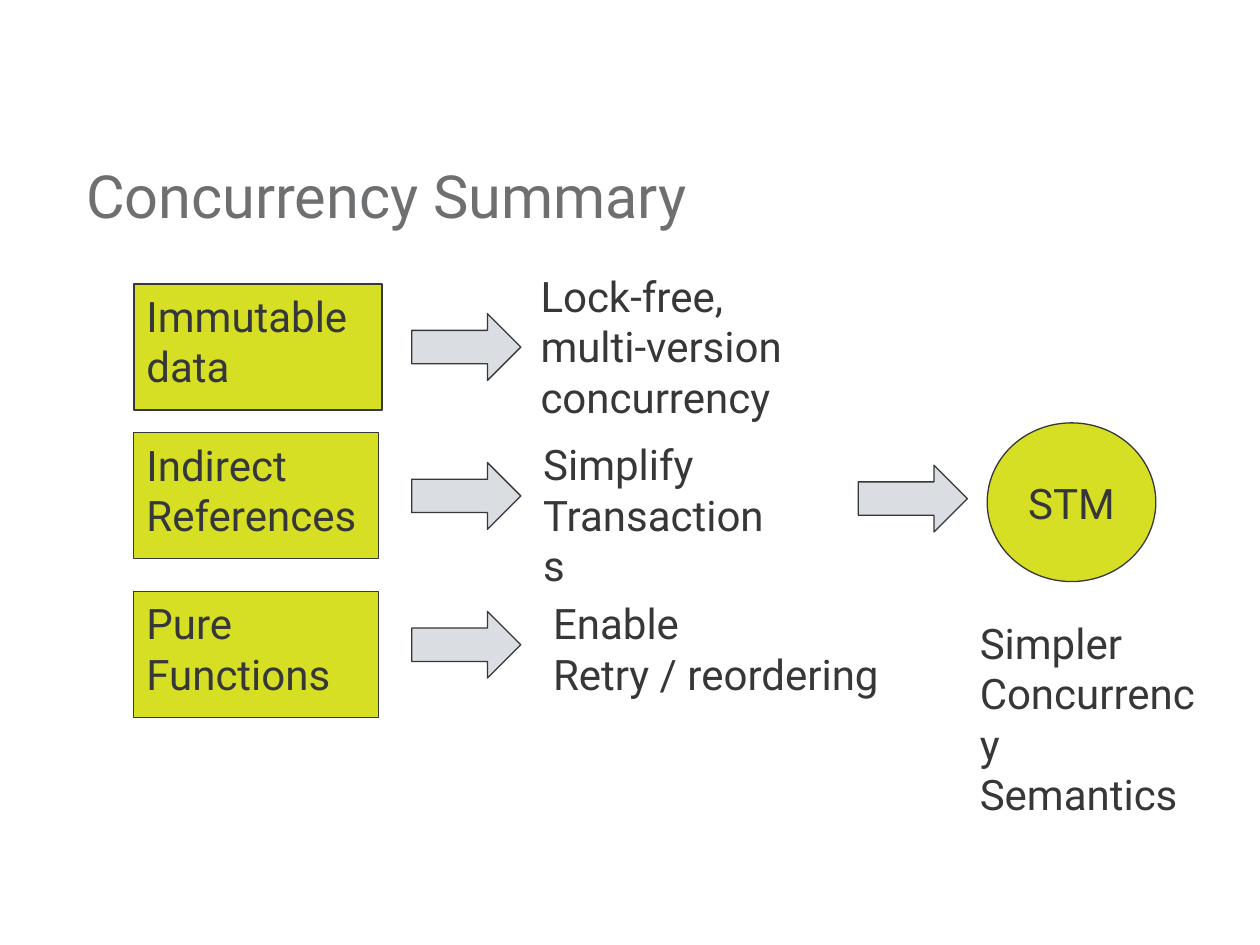
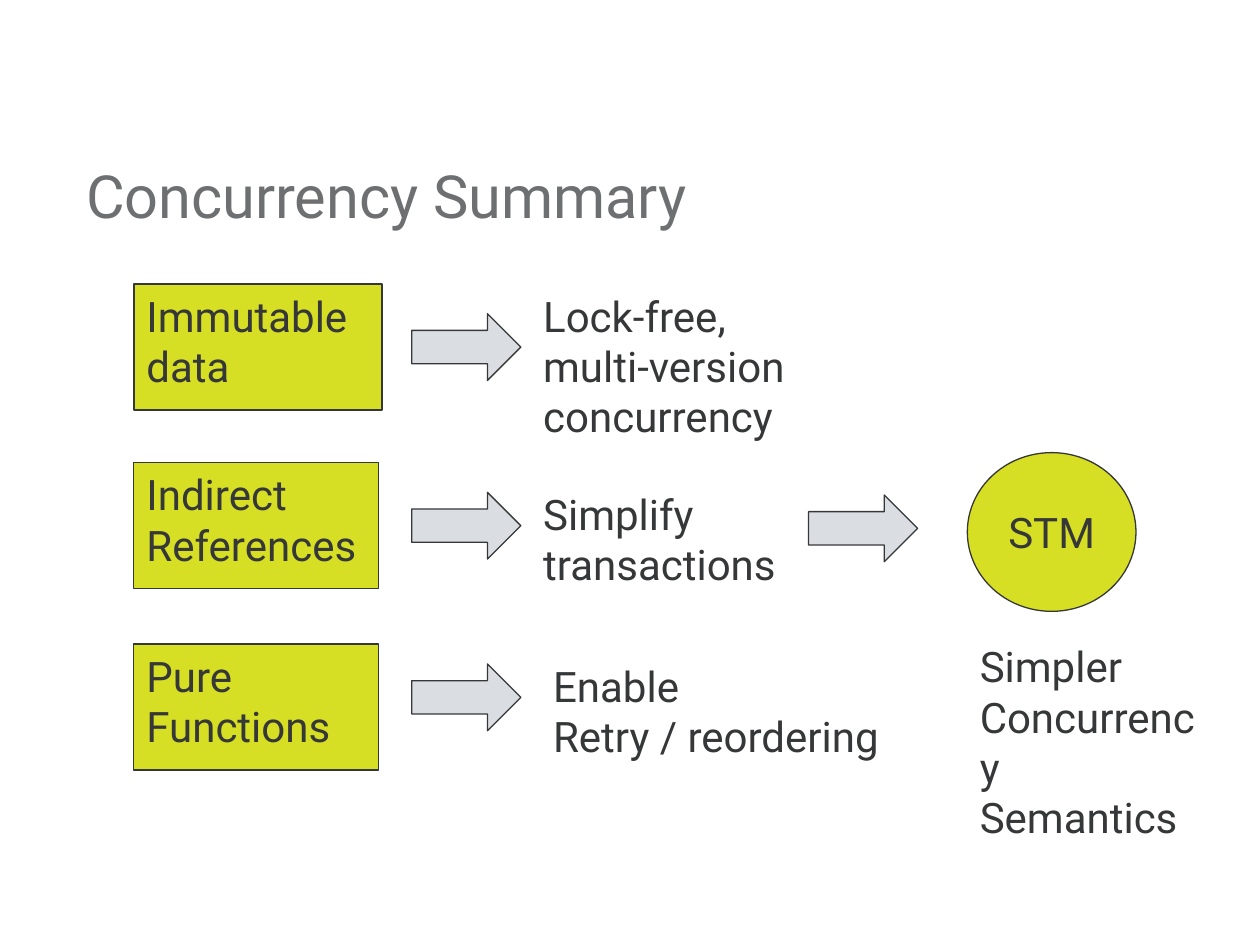
Before and after one commit to mjul/top-10-clojure-ndc-2011, a slide deck: slide 22 of Top Things to Learn From Clojure.pptx (slide 21 before the commit). Drawn at 1260x945 pixels with LibreOffice and Linux fonts; fonts in the diff are those of the drawing; background and template pictures are left out. Boxes give left, top, right and bottom in pixels: in the first picture for what was removed or moved away, otherwise in the second. Text is boxed around its words. In the diff, an @@ line names an element or a change of style, - is before the commit and + after.

```diff
--- a/Top Things to Learn From Clojure.pptx
+++ b/Top Things to Learn From Clojure.pptx
@@ text "Lock-free,": place and size @@
-text "Lock-free," at bbox=[541, 280, 782, 422]
+text "Lock-free," at bbox=[543, 300, 784, 441]
@@ rectangle "Indirect References": place and size @@
-rectangle "Indirect References" at bbox=[134, 433, 378, 559]
+rectangle "Indirect References" at bbox=[134, 462, 378, 588]
@@ ellipse "STM": place and size @@
-ellipse "STM" at bbox=[987, 423, 1155, 582]
+ellipse "STM" at bbox=[968, 452, 1137, 611]
@@ right arrow: place and size @@
-right arrow at bbox=[412, 462, 522, 529]
+right arrow at bbox=[412, 493, 522, 559]
@@ text "Simplify": place and size @@
-text "Simplify" at bbox=[543, 448, 693, 489]
+text "Simplify" at bbox=[543, 498, 775, 581]
@@ right arrow: place and size @@
-right arrow at bbox=[858, 465, 968, 532]
+right arrow at bbox=[809, 495, 919, 562]
@@ text at bbox=[543, 549, 775, 581]: text changed @@
-Transactions
+transactions
@@ rectangle "Pure Functions": place and size @@
-rectangle "Pure Functions" at bbox=[134, 591, 378, 717]
+rectangle "Pure Functions" at bbox=[134, 644, 378, 770]
@@ text "Enable": place and size @@
-text "Enable" at bbox=[553, 607, 878, 699]
+text "Enable" at bbox=[553, 670, 879, 761]
@@ text "Simpler": place and size @@
-text "Simpler" at bbox=[980, 627, 1178, 811]
+text "Simpler" at bbox=[980, 650, 1178, 834]
@@ right arrow: place and size @@
-right arrow at bbox=[412, 611, 522, 678]
+right arrow at bbox=[412, 664, 522, 731]
```
Also in this commit, not shown: 7 other slides changed, 1 slide added, 1 slide removed.
